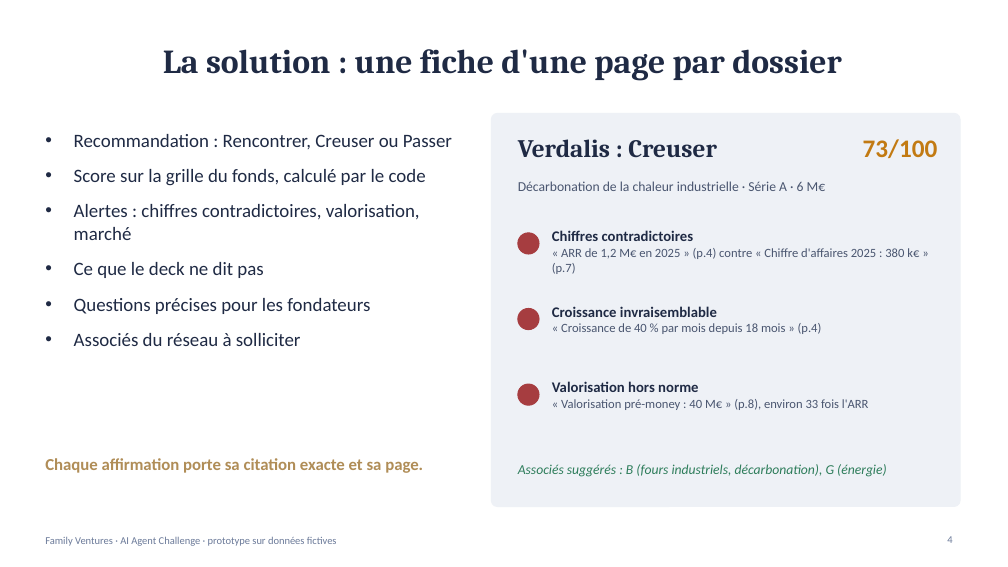
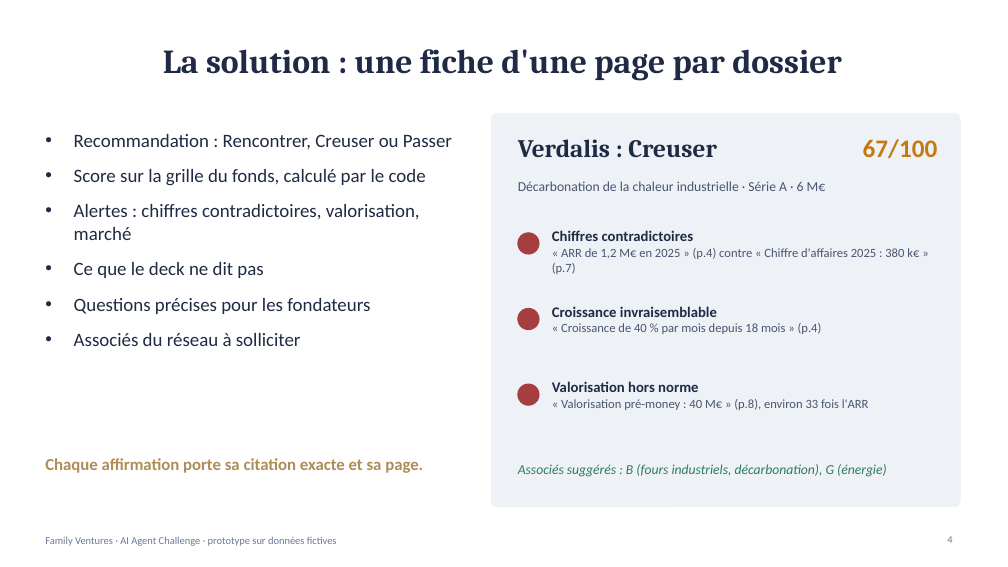
Before and after one commit to karimaitb01/family-ventures-agent, a slide deck: slide 4 of presentation/Family_Ventures_agent_de_tri.pptx. Drawn at 1008x567 pixels with LibreOffice and Linux fonts; fonts in the diff are those of the drawing. Boxes give left, top, right and bottom in pixels: in the first picture for what was removed or moved away, otherwise in the second. Text is boxed around its words. In the diff, an @@ line names an element or a change of style, - is before the commit and + after.

```diff
--- a/presentation/Family_Ventures_agent_de_tri.pptx
+++ b/presentation/Family_Ventures_agent_de_tri.pptx
@@ text at <box>863,139,938,158</box>: text changed @@
-73/100
+67/100
```
Also in this commit, not shown: 1 other slide changed, 15 other files.
